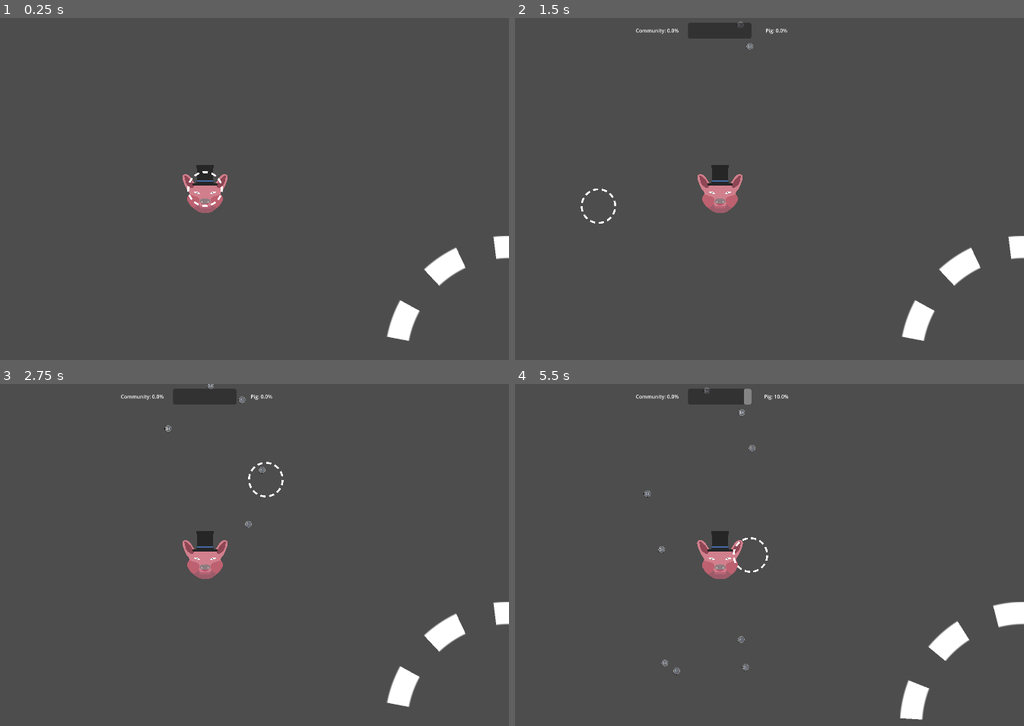
Above: before the commit, frames 1-4 (two rows, left to right).
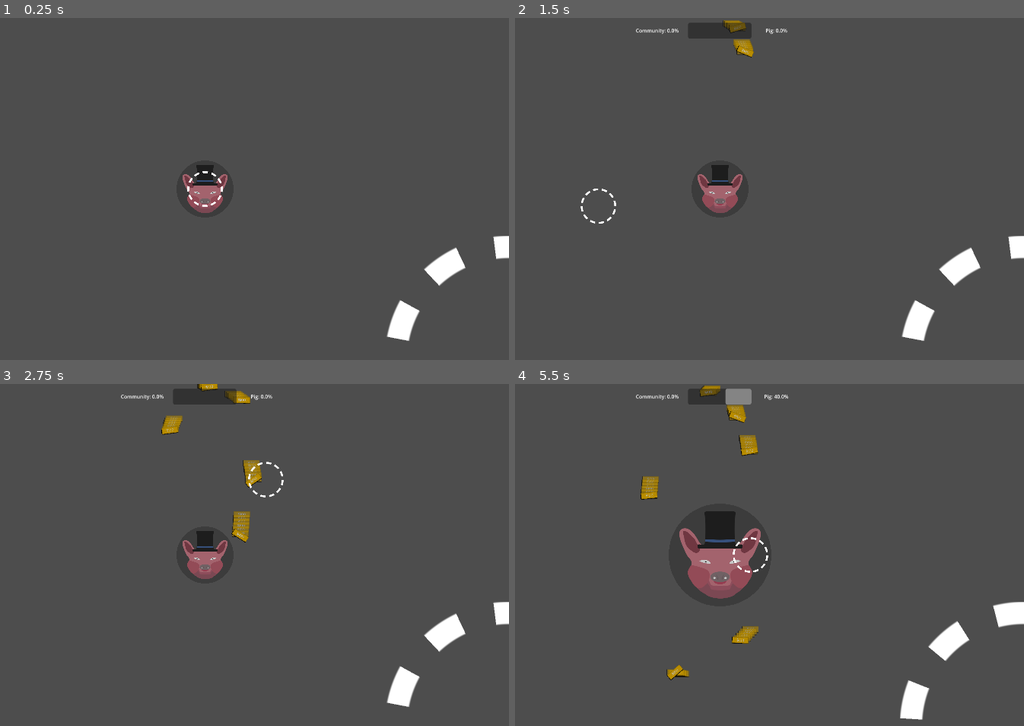
Above: after the commit, the same moments.

Repository: Ianvvtz/oink-capital-game
Game: Godot game, scene res://scenes/main.tscn
Same seed, same stepped clock (60 frames per second), same inputs: the game is played once before the commit and once after it.
Inputs (mouse positions are in pixels of both pictures, inside the frame that each line leads up to):
- Up to frame 1 (0.25 s): no input
- Up to frame 2 (1.5 s): move the mouse to (856, 171) at 0.52 s; click (856, 171) at 0.6 s; move the mouse to (596, 206) at 1.27 s; click (596, 206) at 1.35 s
- Up to frame 3 (2.75 s): move the mouse to (264, 479) at 2.02 s; click (264, 479) at 2.1 s
- Up to frame 4 (5.5 s): move the mouse to (688, 623) at 2.77 s; click (688, 623) at 2.85 s; move the mouse to (901, 606) at 3.52 s; click (901, 606) at 3.6 s; move the mouse to (535, 503) at 4.27 s; click (535, 503) at 4.35 s; move the mouse to (749, 555) at 5.02 s; click (749, 555) at 5.1 s

The runs differ from the first frame. In frame 1, 0.5% of the frame differs, in the area x 35-45%, y 45-58%; in frame 2, 0.9%; in frame 3, 1.5%; in frame 4, 3.7%, in the area x 24-52%, y 0-87%.

Commit message:
Added some juice to the coins, bills and gold bar

Diff:
--- a/scenes/main.tscn
+++ b/scenes/main.tscn
@@ -4,7 +4,7 @@
 [ext_resource type="Script" uid="uid://4o063lcqi0a1" path="res://scripts/session_manager.gd" id="1_tefeu"]
 [ext_resource type="Script" uid="uid://duhfwfnwjubex" path="res://scripts/money_spawner.gd" id="2_jyhfs"]
 [ext_resource type="PackedScene" uid="uid://b2c5s08bjvmmm" path="res://scenes/player_hand.tscn" id="4_jyhfs"]
-[ext_resource type="PackedScene" uid="uid://d2i31ucktnkk3" path="res://scenes/money scenes/money_coin.tscn" id="4_tefeu"]
+[ext_resource type="PackedScene" uid="uid://tl6dbgm1wjkr" path="res://scenes/money scenes/money_bar_100.tscn" id="4_o6xl0"]
 [ext_resource type="PackedScene" uid="uid://c5vuuwvrex2i6" path="res://scenes/player_pouch.tscn" id="5_tbgi4"]
 [ext_resource type="Script" uid="uid://f5hnfn1sagww" path="res://scripts/ui_controller.gd" id="7_o6xl0"]
 
@@ -22,7 +22,7 @@
 [node name="MoneySpawner" type="Node2D" parent="." unique_id=1924332394]
 position = Vector2(0, -540)
 script = ExtResource("2_jyhfs")
-money_coin_scene = ExtResource("4_tefeu")
+money_coin_scene = ExtResource("4_o6xl0")
 
 [node name="Timer" type="Timer" parent="MoneySpawner" unique_id=1633765040]
 
@@ -107,7 +107,6 @@
 grow_vertical = 2
 size_flags_horizontal = 6
 max_value = 1.0
-value = 0.01
 show_percentage = false
 
 [node name="PigBar" type="ProgressBar" parent="UI/Control/HBoxContainer/Control" unique_id=1367110783]
@@ -127,7 +126,6 @@
 grow_vertical = 2
 size_flags_horizontal = 3
 max_value = 1.0
-value = 0.01
 fill_mode = 1
 show_percentage = false
 
--- a/scenes/money scenes/money_bar_100.tscn
+++ b/scenes/money scenes/money_bar_100.tscn
@@ -2,6 +2,13 @@
 
 [ext_resource type="Script" uid="uid://nsjtc7mqduu3" path="res://scripts/money.gd" id="1_s5nk3"]
 [ext_resource type="Texture2D" uid="uid://bcfw6oso8374j" path="res://assets/images/money/100 dollar bar.png" id="2_s5nk3"]
+
+[sub_resource type="ParticleProcessMaterial" id="ParticleProcessMaterial_s5nk3"]
+particle_flag_align_y = true
+gravity = Vector3(0, 98, 0)
+scale_min = 0.19999999
+scale_max = 0.19999999
+color = Color(1, 1, 1, 0.09803922)
 
 [sub_resource type="RectangleShape2D" id="RectangleShape2D_ecm27"]
 size = Vector2(54, 22)
@@ -9,8 +16,16 @@
 [node name="Money" type="RigidBody2D" unique_id=1656587016]
 collision_layer = 2
 collision_mask = 29
+mass = 10.0
 script = ExtResource("1_s5nk3")
 value = 100
+
+[node name="GPUParticles2D" type="GPUParticles2D" parent="." unique_id=1831620376]
+amount = 50
+texture = ExtResource("2_s5nk3")
+lifetime = 0.2
+trail_lifetime = 1.0
+process_material = SubResource("ParticleProcessMaterial_s5nk3")
 
 [node name="Sprite2D" type="Sprite2D" parent="." unique_id=1216973679]
 scale = Vector2(0.2, 0.2)
--- a/scenes/money scenes/money_bill_10.tscn
+++ b/scenes/money scenes/money_bill_10.tscn
@@ -2,6 +2,13 @@
 
 [ext_resource type="Script" uid="uid://nsjtc7mqduu3" path="res://scripts/money.gd" id="1_ucrp5"]
 [ext_resource type="Texture2D" uid="uid://tpfg4c7c3woh" path="res://assets/images/money/10 dollar bill.png" id="2_ucrp5"]
+
+[sub_resource type="ParticleProcessMaterial" id="ParticleProcessMaterial_ucrp5"]
+particle_flag_align_y = true
+gravity = Vector3(0, 98, 0)
+scale_min = 0.19999999
+scale_max = 0.19999999
+color = Color(1, 1, 1, 0.09803922)
 
 [sub_resource type="RectangleShape2D" id="RectangleShape2D_ecm27"]
 size = Vector2(40, 24)
@@ -9,8 +16,16 @@
 [node name="Money" type="RigidBody2D" unique_id=1656587016]
 collision_layer = 2
 collision_mask = 29
+mass = 0.1
 script = ExtResource("1_ucrp5")
 value = 10
+
+[node name="GPUParticles2D" type="GPUParticles2D" parent="." unique_id=1130350822]
+amount = 50
+texture = ExtResource("2_ucrp5")
+lifetime = 0.2
+trail_lifetime = 1.0
+process_material = SubResource("ParticleProcessMaterial_ucrp5")
 
 [node name="Sprite2D" type="Sprite2D" parent="." unique_id=1216973679]
 scale = Vector2(0.2, 0.2)
--- a/scenes/money scenes/money_bill_50.tscn
+++ b/scenes/money scenes/money_bill_50.tscn
@@ -2,6 +2,13 @@
 
 [ext_resource type="Script" uid="uid://nsjtc7mqduu3" path="res://scripts/money.gd" id="1_0kpyy"]
 [ext_resource type="Texture2D" uid="uid://dhikbbch0cccp" path="res://assets/images/money/50 dollar bill.png" id="2_0kpyy"]
+
+[sub_resource type="ParticleProcessMaterial" id="ParticleProcessMaterial_0kpyy"]
+particle_flag_align_y = true
+gravity = Vector3(0, 98, 0)
+scale_min = 0.19999999
+scale_max = 0.19999999
+color = Color(1, 1, 1, 0.09803922)
 
 [sub_resource type="RectangleShape2D" id="RectangleShape2D_ecm27"]
 size = Vector2(40, 24)
@@ -9,8 +16,16 @@
 [node name="Money" type="RigidBody2D" unique_id=1656587016]
 collision_layer = 2
 collision_mask = 29
+mass = 0.1
 script = ExtResource("1_0kpyy")
 value = 50
+
+[node name="GPUParticles2D" type="GPUParticles2D" parent="." unique_id=159426629]
+amount = 50
+texture = ExtResource("2_0kpyy")
+lifetime = 0.2
+trail_lifetime = 1.0
+process_material = SubResource("ParticleProcessMaterial_0kpyy")
 
 [node name="Sprite2D" type="Sprite2D" parent="." unique_id=1216973679]
 scale = Vector2(0.2, 0.2)
--- a/scenes/money scenes/money_coin.tscn
+++ b/scenes/money scenes/money_coin.tscn
@@ -2,6 +2,13 @@
 
 [ext_resource type="Script" uid="uid://nsjtc7mqduu3" path="res://scripts/money.gd" id="1_v42d4"]
 [ext_resource type="Texture2D" uid="uid://cnqydgurjobuo" path="res://assets/images/money/1 dollar coin.png" id="2_g1d0i"]
+
+[sub_resource type="ParticleProcessMaterial" id="ParticleProcessMaterial_k6g4d"]
+particle_flag_disable_z = true
+gravity = Vector3(0, 98, 0)
+scale_min = 0.19999999
+scale_max = 0.19999999
+color = Color(1, 1, 1, 0.09803922)
 
 [sub_resource type="CircleShape2D" id="CircleShape2D_dia0j"]
 radius = 11.0
@@ -9,7 +16,15 @@
 [node name="Money" type="RigidBody2D" unique_id=1656587016]
 collision_layer = 2
 collision_mask = 29
+mass = 0.5
 script = ExtResource("1_v42d4")
+
+[node name="GPUParticles2D" type="GPUParticles2D" parent="." unique_id=1508413309]
+amount = 10
+texture = ExtResource("2_g1d0i")
+lifetime = 0.2
+trail_lifetime = 1.0
+process_material = SubResource("ParticleProcessMaterial_k6g4d")
 
 [node name="Sprite2D" type="Sprite2D" parent="." unique_id=1216973679]
 scale = Vector2(0.2, 0.2)
--- a/scenes/money scenes/money_coin_5.tscn
+++ b/scenes/money scenes/money_coin_5.tscn
@@ -2,6 +2,13 @@
 
 [ext_resource type="Script" uid="uid://nsjtc7mqduu3" path="res://scripts/money.gd" id="1_3wnpl"]
 [ext_resource type="Texture2D" uid="uid://b8go4g52mp2p1" path="res://assets/images/money/5 dollar coin.png" id="2_3wnpl"]
+
+[sub_resource type="ParticleProcessMaterial" id="ParticleProcessMaterial_q55kq"]
+particle_flag_disable_z = true
+gravity = Vector3(0, 98, 0)
+scale_min = 0.19999999
+scale_max = 0.19999999
+color = Color(1, 1, 1, 0.09803922)
 
 [sub_resource type="CircleShape2D" id="CircleShape2D_dia0j"]
 radius = 11.0
@@ -12,7 +19,15 @@
 script = ExtResource("1_3wnpl")
 value = 5
 
+[node name="GPUParticles2D" type="GPUParticles2D" parent="." unique_id=80639093]
+amount = 50
+texture = ExtResource("2_3wnpl")
+lifetime = 0.2
+trail_lifetime = 1.0
+process_material = SubResource("ParticleProcessMaterial_q55kq")
+
 [node name="Sprite2D" type="Sprite2D" parent="." unique_id=1216973679]
+modulate = Color(1.353256, 1.353256, 1.353256, 1)
 scale = Vector2(0.2, 0.2)
 texture = ExtResource("2_3wnpl")
 
--- a/scenes/piggy.tscn
+++ b/scenes/piggy.tscn
@@ -8,6 +8,8 @@
 
 [sub_resource type="CircleShape2D" id="CircleShape2D_00wcf"]
 radius = 69.065186
+
+[sub_resource type="SphereMesh" id="SphereMesh_am0m5"]
 
 [sub_resource type="CircleShape2D" id="CircleShape2D_ow6q2"]
 radius = 90.0
@@ -40,6 +42,12 @@
 collision_layer = 4
 collision_mask = 2
 
+[node name="MeshInstance2D" type="MeshInstance2D" parent="PigGrabArea" unique_id=190129761]
+modulate = Color(0, 0, 0, 0.11764706)
+position = Vector2(0, 2.0995976e-05)
+scale = Vector2(180, 180)
+mesh = SubResource("SphereMesh_am0m5")
+
 [node name="CollisionShape2D" type="CollisionShape2D" parent="PigGrabArea" unique_id=901274950]
 shape = SubResource("CircleShape2D_ow6q2")
 debug_color = Color(2.8878452e-07, 0.6405853, 0.35239682, 0.41960785)
--- a/scenes/player_hand.tscn
+++ b/scenes/player_hand.tscn
@@ -1,7 +1,7 @@
 [gd_scene format=3 uid="uid://b2c5s08bjvmmm"]
 
 [ext_resource type="Script" uid="uid://xwk1xv4jfm40" path="res://scripts/player_hand.gd" id="1_4moqc"]
-[ext_resource type="Shader" uid="uid://dilu22yvnc66g" path="res://scenes/player_hand.gdshader" id="2_b5n6t"]
+[ext_resource type="Shader" uid="uid://dilu22yvnc66g" path="res://assets/others/player_hand.gdshader" id="2_b5n6t"]
 [ext_resource type="Texture2D" uid="uid://cnqydgurjobuo" path="res://assets/images/money/1 dollar coin.png" id="3_e6atq"]
 
 [sub_resource type="CircleShape2D" id="CircleShape2D_707nr"]
--- a/scenes/player_pouch.tscn
+++ b/scenes/player_pouch.tscn
@@ -1,7 +1,7 @@
 [gd_scene format=3 uid="uid://c5vuuwvrex2i6"]
 
 [ext_resource type="Script" uid="uid://dj6vocengeqi5" path="res://scripts/player_pouch.gd" id="1_4rvbl"]
-[ext_resource type="Shader" uid="uid://dilu22yvnc66g" path="res://scenes/player_hand.gdshader" id="2_hruyr"]
+[ext_resource type="Shader" uid="uid://dilu22yvnc66g" path="res://assets/others/player_hand.gdshader" id="2_hruyr"]
 [ext_resource type="Texture2D" uid="uid://b8go4g52mp2p1" path="res://assets/images/money/5 dollar coin.png" id="3_p6dp5"]
 
 [sub_resource type="CircleShape2D" id="CircleShape2D_w0n5b"]
--- a/scripts/money.gd
+++ b/scripts/money.gd
@@ -1,4 +1,7 @@
 extends RigidBody2D
+
+
+@onready var particles: GPUParticles2D = $GPUParticles2D
 
 
 @export var value: int = 1
@@ -20,6 +23,7 @@
 		orbit_speed *= -1
 	var tangential = dir.rotated(PI / 2).normalized() * orbit_speed
 	linear_velocity = tangential
+	angular_velocity = randf_range(-3, 3)
 
 
 func grab() -> void:
--- a/scripts/piggy.gd
+++ b/scripts/piggy.gd
@@ -4,6 +4,7 @@
 @onready var pig_grab_area: Area2D = $PigGrabArea
 @onready var area_shape: CollisionShape2D = $PigGrabArea/CollisionShape2D
 @onready var pig_sprite: Sprite2D = $Sprite2D
+@onready var pig_area_background: MeshInstance2D = $PigGrabArea/MeshInstance2D
 
 var base_size = 100.0
 var pig_money_count: int = 0
@@ -13,11 +14,13 @@
 	pig_money_count += amount
 
 	var base_radius = 90.0
-	var grow_amount = 1.0 + (pig_money_count + 1) * 0.005
+	var grow_amount = 1.0 + (pig_money_count + 1) * 0.002
 	area_shape.shape.radius = base_radius * grow_amount
+	var base_area_scale = Vector2(180.0, 180.0)
+	pig_area_background.scale = base_area_scale * grow_amount
 
 	var base_scale = Vector2(0.4, 0.3)
-	var scale_factor = 1.0 + (pig_money_count + 1) * 0.005
+	var scale_factor = 1.0 + (pig_money_count + 1) * 0.002
 	pig_sprite.scale = base_scale * scale_factor
 
 
--- a/scripts/player_hand.gd
+++ b/scripts/player_hand.gd
@@ -18,10 +18,8 @@
 func toggle_gravity(tf: bool) -> void:
 	if tf == true:
 		monitoring = true
-		#set_gravity_space_override_mode(SPACE_OVERRIDE_COMBINE_REPLACE)
 	elif tf == false:
 		monitoring = false
-		#set_gravity_space_override_mode(SPACE_OVERRIDE_DISABLED)
 
 
 func _process(_delta: float) -> void:
@@ -41,6 +39,7 @@
 		money_held += 1
 		print(money_held, "/", max_money_hold)
 		body.grab()
+		body.particles.emitting = false
 		amount_held += body.value
 		set_text(true)
 	else:
@@ -53,6 +52,7 @@
 		money_held -= 1
 		amount_held -= body.value
 		body.in_hand = false
+		body.particles.emitting = true
 		if money_held == 0:
 			set_text(false)
 
Renamed: scenes/player_hand.gdshader -> assets/others/player_hand.gdshader
Renamed: scenes/player_hand.gdshader.uid -> assets/others/player_hand.gdshader.uid
